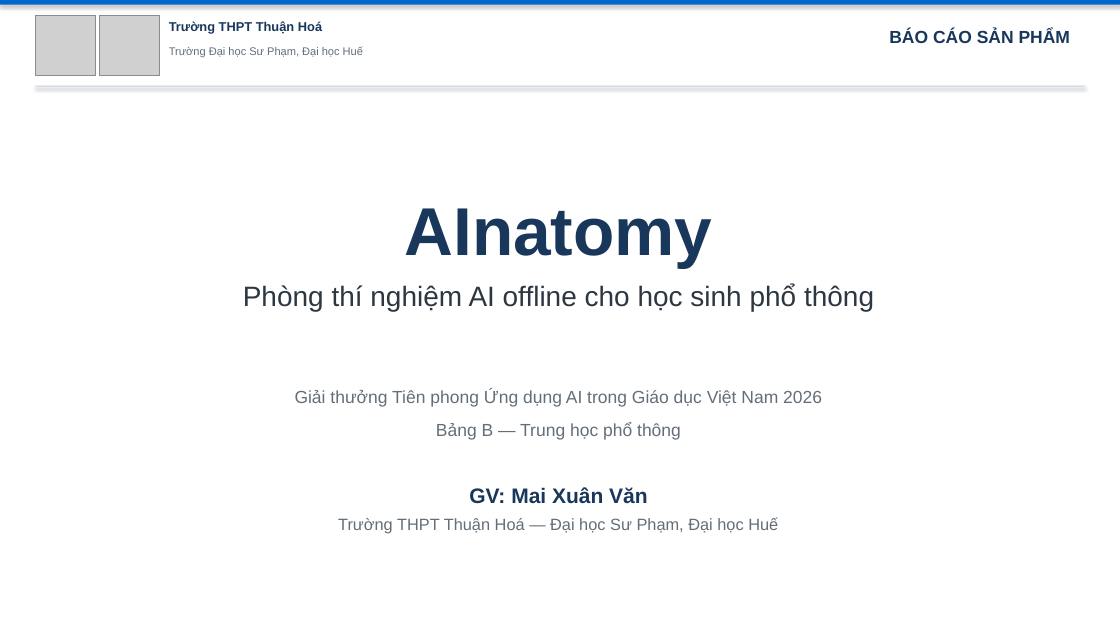
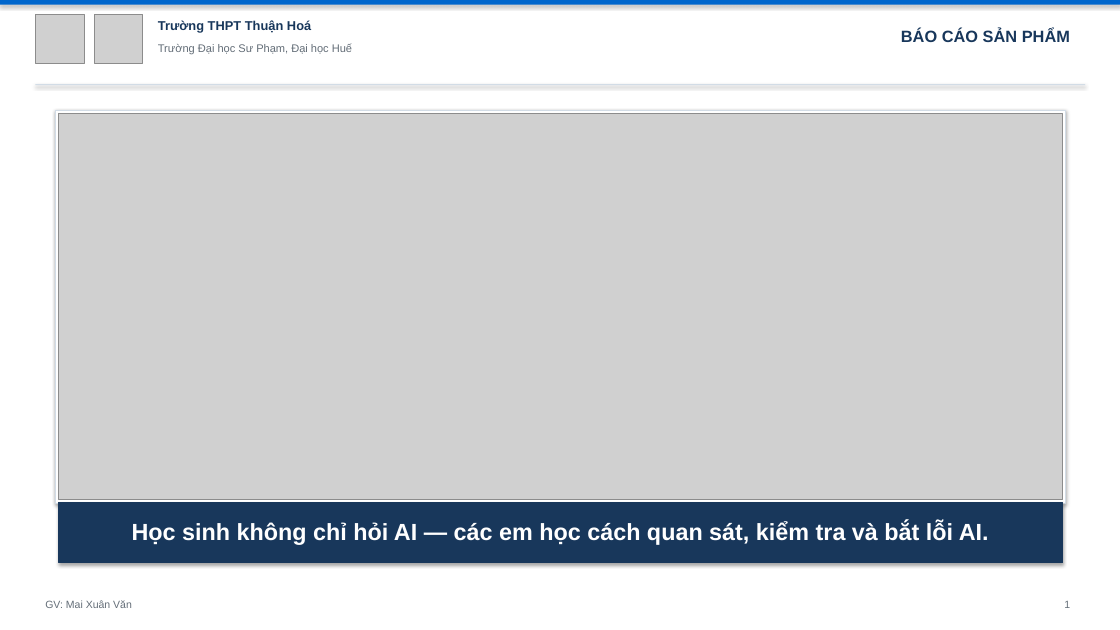
Before and after one commit to mxuanvan02/ainatomy, a slide deck: slide 1 of template_thuanhoa.pptx. Drawn at 1120x630 pixels with LibreOffice and Linux fonts; fonts in the diff are those of the drawing; grey boxes stand for pictures. Boxes give left, top, right and bottom in pixels: in the first picture for what was removed or moved away, otherwise in the second. Text is boxed around its words. In the diff, an @@ line names an element or a change of style, - is before the commit and + after.

Commit message:
Chuyển slide sang báo cáo sản phẩm ứng dụng có minh chứng thật

```diff
--- a/template_thuanhoa.pptx
+++ b/template_thuanhoa.pptx
@@ picture: place and size @@
-picture at bbox=[35, 15, 96, 76]
+picture at bbox=[35, 14, 84, 63]
@@ picture: place and size @@
-picture at bbox=[99, 15, 160, 76]
+picture at bbox=[94, 14, 143, 63]
@@ text "Trường THPT Thuận Hoá": place and size @@
-text "Trường THPT Thuận Hoá" at bbox=[169, 21, 322, 34]
+text "Trường THPT Thuận Hoá" at bbox=[158, 20, 311, 33]
@@ text "BÁO CÁO SẢN PHẨM" at bbox=[901, 29, 1070, 42]: size 15 to 14 pt @@
@@ text "Trường Đại học Sư Phạm, ...": place and size @@
-text "Trường Đại học Sư Phạm, ..." at bbox=[169, 47, 363, 58]
+text "Trường Đại học Sư Phạm, ..." at bbox=[158, 43, 352, 54]
@@ rectangle at bbox=[35, 84, 1086, 85]: fill #CFDCEA to #D2DCE6 @@
@@ rectangle added at bbox=[55, 110, 1066, 503], fill #FFFFFF, outline #D2DCE6 0.8 pt @@
@@ picture added at bbox=[59, 113, 1063, 500] @@
@@ text removed at bbox=[405, 208, 713, 269] @@
-AInatomy
@@ text removed at bbox=[243, 285, 874, 312] @@
-Phòng thí nghiệm AI offline cho học sinh phổ thông
@@ text removed at bbox=[295, 389, 822, 407] @@
-Giải thưởng Tiên phong Ứng dụng AI trong Giáo dục Việt Nam 2026
@@ text removed at bbox=[436, 423, 681, 440] @@
-Bảng B — Trung học phổ thông
@@ rectangle added at bbox=[59, 502, 1063, 563], fill #18375B, outline #18375B 0.8 pt @@
@@ text added at bbox=[132, 522, 989, 545], 20 pt, text #FFFFFF, bold @@
+Học sinh không chỉ hỏi AI — các em học cách quan sát, kiểm tra và bắt lỗi AI.
@@ text removed at bbox=[338, 517, 778, 534] @@
-Trường THPT Thuận Hoá — Đại học Sư Phạm, Đại học Huế
@@ text "GV: Mai Xuân Văn": place and size @@
-text "GV: Mai Xuân Văn" at bbox=[469, 487, 647, 504]
+text "GV: Mai Xuân Văn" at bbox=[45, 600, 132, 608]
@@ text "GV: Mai Xuân Văn" at bbox=[45, 600, 132, 608]: size 18 to 9 pt, text colour #18375B to #646E78, bold off; alignment centre to left @@
@@ text added at bbox=[1064, 601, 1070, 608], 9 pt, text #646E78 @@
+1
```
Also in this commit, not shown: 12 slides added, 12 slides removed, 3 other files.
